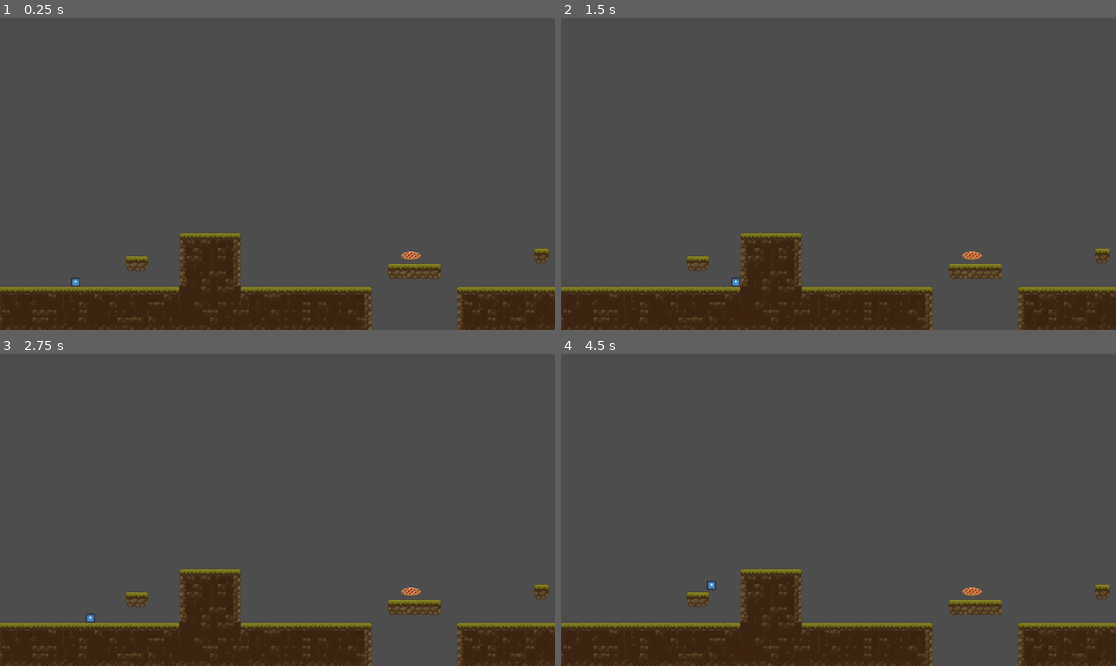
Above: before the commit, frames 1-4 (two rows, left to right).
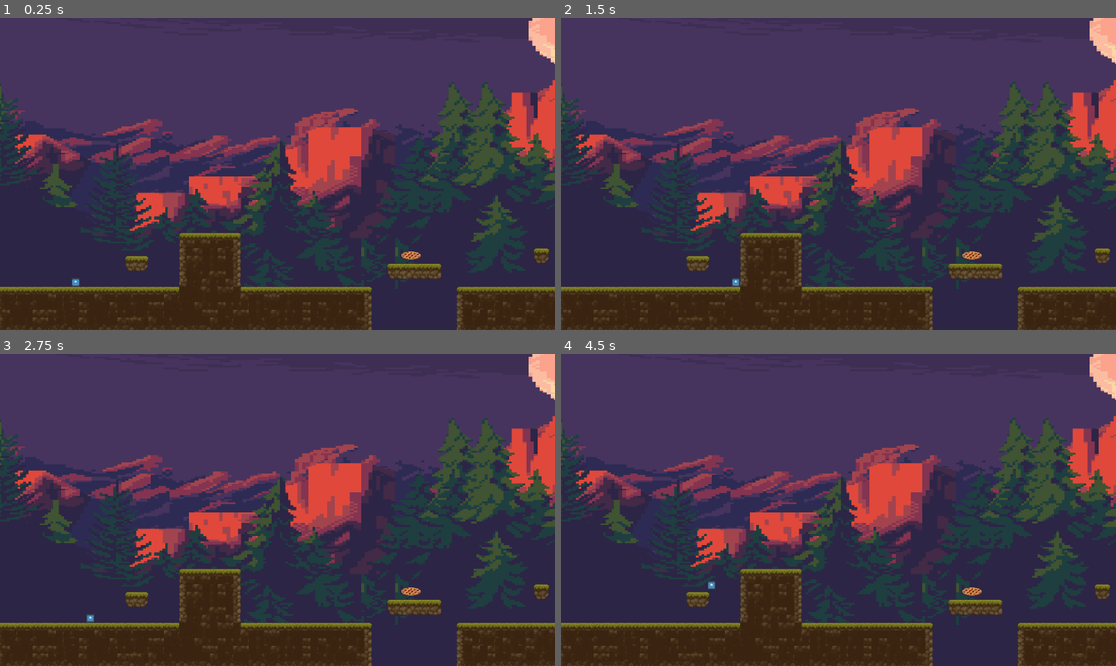
Above: after the commit, the same moments.

Repository: CristianUnq/GodotJamJuego
Game: Godot game, scene res://scenes/main.tscn
Two runs of this game, one before a commit and one after it. Both use one fixed random seed, a clock stepped at 60 frames per second and the inputs below. The engine's default icon, where the game draws it, is replaced by a stand-in: a white triangle on a blue panel in a dark square.
Inputs:
- Up to frame 1 (0.25 s): no input
- Up to frame 2 (1.5 s): tap Enter (ui_accept) at 0.5, 0.77 s; hold Right (ui_right) from 0.53 s (still down)
- Up to frame 3 (2.75 s): tap Enter (ui_accept) at 1.52, 2 s; release Right (ui_right) at 2.03 s; hold Left (ui_left) from 2.03 s (still down)
- Up to frame 4 (4.5 s): tap R (reset) at 2.75 s; release Left (ui_left) at 2.78 s; hold Right (ui_right) 2.78-4.28 s; tap Enter (ui_accept) at 3.02, 3.77, 4.25 s; hold Left (ui_left) from 4.28 s (still down)

The runs differ from the first frame. In frame 1, 85% of the frame differs, in the area x 0-100%, y 0-100%; in frame 2, 85%; in frame 3, 85%; in frame 4, 85%.

Commit message:
implementacion efecto paralax

Diff:
--- a/tradiciones-perdidas/project.godot
+++ b/tradiciones-perdidas/project.godot
@@ -18,6 +18,10 @@
 [autoload]
 
 GameManager="*uid://4pje6lwoo4h7"
+
+[display]
+
+window/size/mode=3
 
 [dotnet]
 
@@ -81,4 +85,5 @@
 
 [rendering]
 
+textures/canvas_textures/default_texture_filter=0
 rendering_device/driver.windows="d3d12"
--- a/tradiciones-perdidas/scenes/main.tscn
+++ b/tradiciones-perdidas/scenes/main.tscn
@@ -10,6 +10,7 @@
 [ext_resource type="PackedScene" uid="uid://ged85dy08cuh" path="res://scenes/asado.tscn" id="7_eb6dy"]
 [ext_resource type="PackedScene" uid="uid://b1oatqg5onw1b" path="res://scenes/tortafrita.tscn" id="8_trceg"]
 [ext_resource type="Script" uid="uid://b51w3xvxhmg00" path="res://scripts/killzone.gd" id="10_choun"]
+[ext_resource type="PackedScene" uid="uid://2162cd7556no" path="res://scenes/paralax.tscn" id="11_ya4ey"]
 
 [sub_resource type="TileSetAtlasSource" id="TileSetAtlasSource_jyhfs"]
 texture = ExtResource("3_sugp2")
@@ -1467,6 +1468,8 @@
 
 [node name="Main" type="Node2D" unique_id=589801518]
 
+[node name="Paralax" parent="." unique_id=669170177 instance=ExtResource("11_ya4ey")]
+
 [node name="CharacterBody2D" parent="." unique_id=1015952309 instance=ExtResource("1_o5qli")]
 position = Vector2(-344, 632)
 
--- a/tradiciones-perdidas/scenes/paralax.tscn
+++ b/tradiciones-perdidas/scenes/paralax.tscn
@@ -15,59 +15,51 @@
 
 [node name="ParallaxLayer" type="ParallaxLayer" parent="ParallaxBackground" unique_id=779384298]
 motion_scale = Vector2(0.1, 0.1)
-motion_mirroring = Vector2(120, 0)
+motion_mirroring = Vector2(2430, 0)
 
 [node name="sky" type="Sprite2D" parent="ParallaxBackground/ParallaxLayer" unique_id=562035079]
-scale = Vector2(4.45, 2.7107747)
+position = Vector2(0, -128)
+scale = Vector2(7.641835, 3.7333333)
 texture = ExtResource("1_heuar")
 centered = false
 
 [node name="ParallaxLayer2" type="ParallaxLayer" parent="ParallaxBackground" unique_id=911897775]
 motion_scale = Vector2(0.7, 0.7)
-motion_mirroring = Vector2(320, 0)
+motion_mirroring = Vector2(2460, 0)
 
 [node name="mountain" type="Sprite2D" parent="ParallaxBackground/ParallaxLayer2" unique_id=1400095948]
-scale = Vector2(4.75, 2.6666667)
+position = Vector2(0, -127.99999)
+scale = Vector2(7.7, 3.7666664)
 texture = ExtResource("2_13ok6")
 centered = false
-metadata/_edit_lock_ = true
 
 [node name="mountain2" type="Sprite2D" parent="ParallaxBackground/ParallaxLayer2" unique_id=666156592]
-position = Vector2(700, 0)
-scale = Vector2(4.1923776, 2.7060118)
+position = Vector2(1230, -128)
+scale = Vector2(7.7, 3.7333333)
 texture = ExtResource("2_13ok6")
 centered = false
-metadata/_edit_lock_ = true
 
 [node name="ParallaxLayer3" type="ParallaxLayer" parent="ParallaxBackground" unique_id=1102044744]
-motion_mirroring = Vector2(320, 0)
+motion_mirroring = Vector2(2440, 0)
 
 [node name="fgmountains" type="Sprite2D" parent="ParallaxBackground/ParallaxLayer3" unique_id=1389913418]
-scale = Vector2(2.595702, 2.6869524)
+position = Vector2(0, -127.99999)
+scale = Vector2(7.799999, 3.7666664)
 texture = ExtResource("3_17fr6")
 centered = false
-metadata/_edit_lock_ = true
-
-[node name="fgmountains2" type="Sprite2D" parent="ParallaxBackground/ParallaxLayer3" unique_id=250655300]
-position = Vector2(800, 0)
-scale = Vector2(2.595702, 2.6869524)
-texture = ExtResource("3_17fr6")
-centered = false
-metadata/_edit_lock_ = true
 
 [node name="ParallaxLayer4" type="ParallaxLayer" parent="ParallaxBackground" unique_id=1133535020]
 motion_scale = Vector2(1.5, 1.5)
-motion_mirroring = Vector2(480, 0)
+motion_mirroring = Vector2(1280, 0)
 
 [node name="tree" type="Sprite2D" parent="ParallaxBackground/ParallaxLayer4" unique_id=1900601959]
-scale = Vector2(3.166667, 2.6683705)
+position = Vector2(0, -127.99999)
+scale = Vector2(5.6666665, 3.7666667)
 texture = ExtResource("4_f6auj")
 centered = false
-metadata/_edit_lock_ = true
 
 [node name="tree2" type="Sprite2D" parent="ParallaxBackground/ParallaxLayer4" unique_id=760677469]
-position = Vector2(700, 0)
-scale = Vector2(3.8, 2.6904104)
+position = Vector2(1350, -128)
+scale = Vector2(5.633, 3.7666667)
 texture = ExtResource("4_f6auj")
 centered = false
-metadata/_edit_lock_ = true
